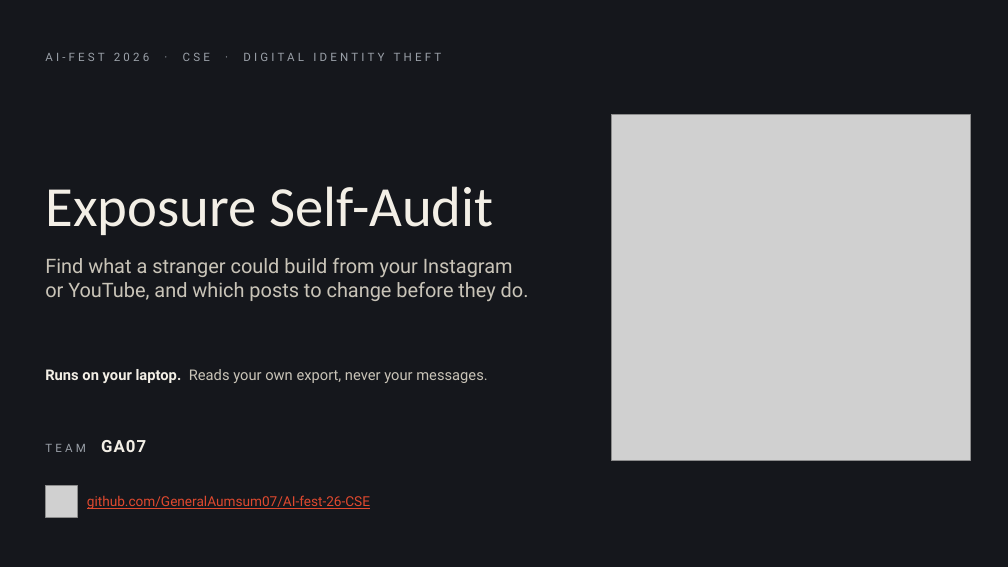
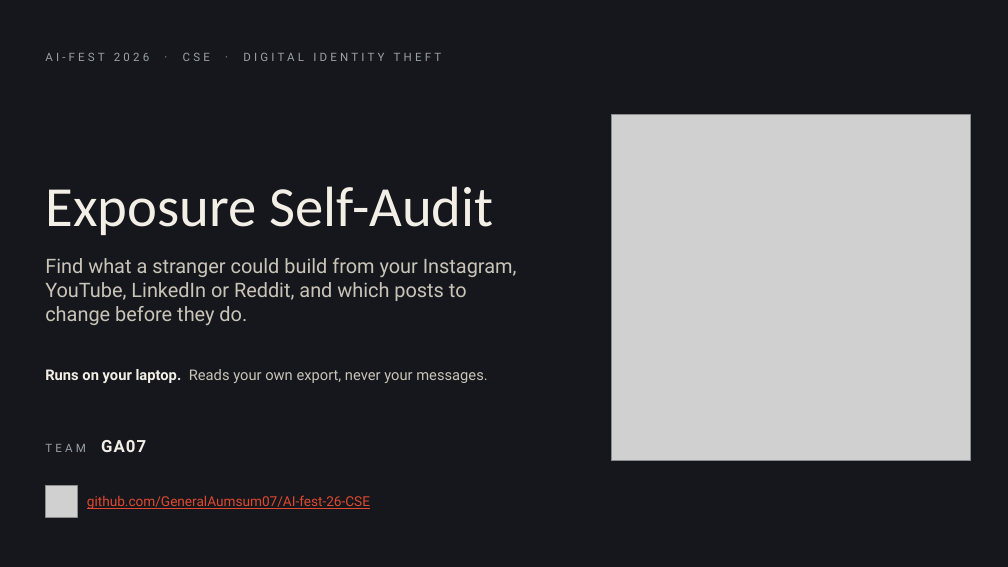
Before and after one commit to GeneralAumsum07/AI-fest-26-CSE, a slide deck: slide 1 of deck/exposure-self-audit.pptx. Drawn at 1008x567 pixels with LibreOffice and Linux fonts; fonts in the diff are those of the drawing; grey boxes stand for pictures. Boxes give left, top, right and bottom in pixels: in the first picture for what was removed or moved away, otherwise in the second. Text is boxed around its words. In the diff, an @@ line names an element or a change of style, - is before the commit and + after.

Commit message:
deck: LinkedIn and Reddit built (text only); update read/never-opened rows and limits

```diff
--- a/deck/exposure-self-audit.pptx
+++ b/deck/exposure-self-audit.pptx
@@ text at (45,258,517,325): text changed @@
-Find what a stranger could build from your Instagram or YouTube, and which posts to change before they do.
+Find what a stranger could build from your Instagram, YouTube, LinkedIn or Reddit, and which posts to change before they do.
```
Also in this commit, not shown: 3 other slides changed, 1 other file.
